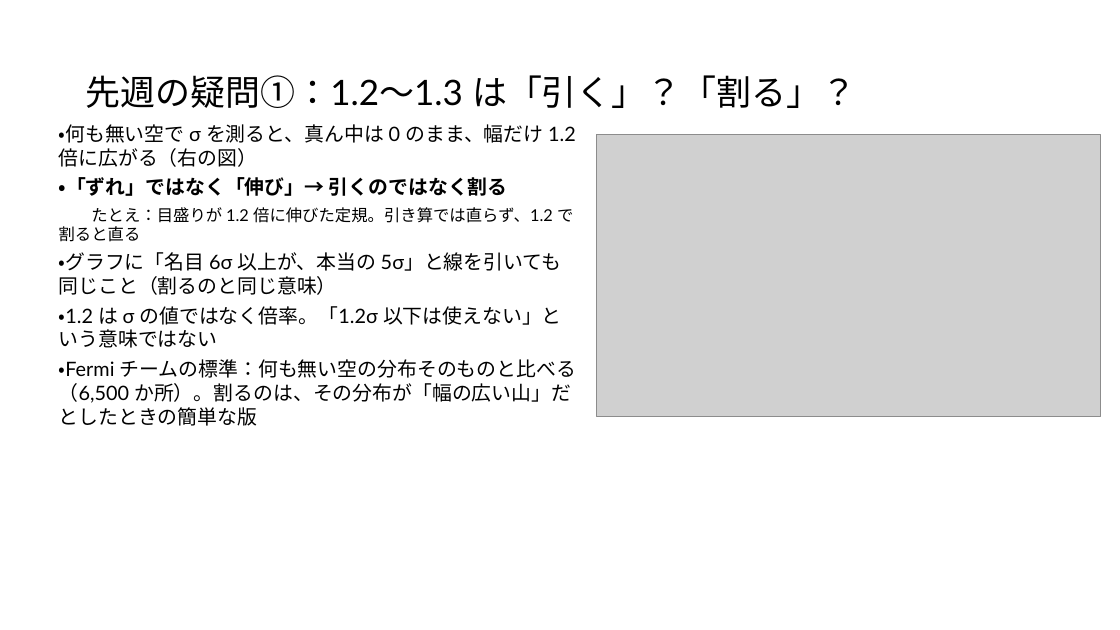
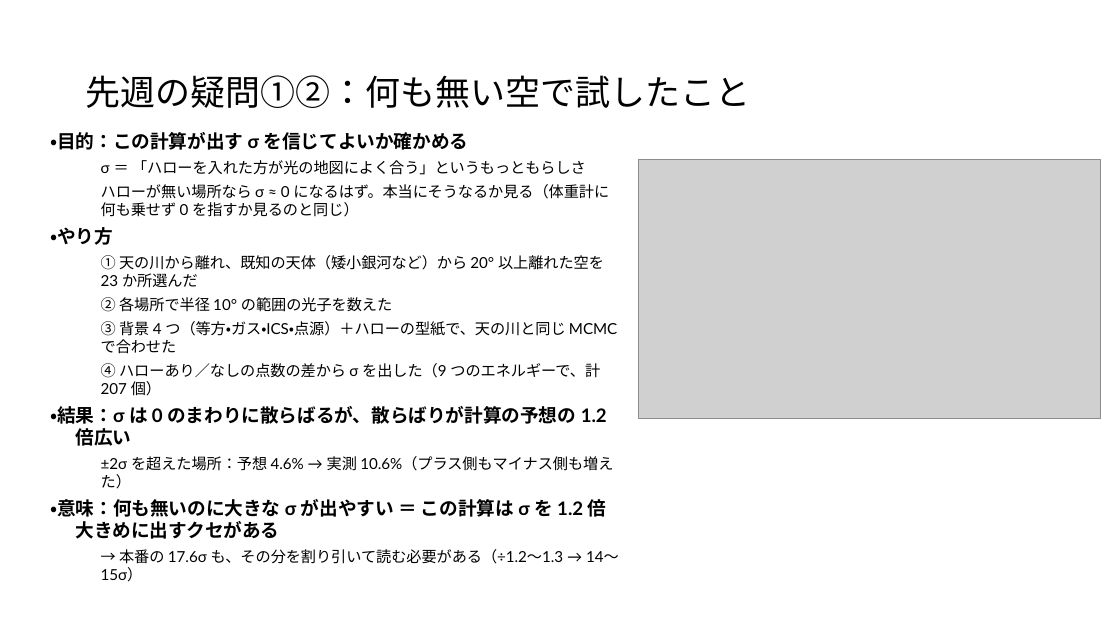
Before and after one commit to Mikann20041029/darkmatter-slides, a slide deck: slide 3 of slides/2026-10-09_研究報告_10枚版.pptx. Drawn at 1120x630 pixels with LibreOffice and Linux fonts; fonts in the diff are those of the drawing; grey boxes stand for pictures. Boxes give left, top, right and bottom in pixels: in the first picture for what was removed or moved away, otherwise in the second. Text is boxed around its words. In the diff, an @@ line names an element or a change of style, - is before the commit and + after.

```diff
--- a/slides/2026-10-09_研究報告_10枚版.pptx
+++ b/slides/2026-10-09_研究報告_10枚版.pptx
@@ title at <box>85,75,750,108</box>: text changed @@
-先週の疑問①：1.2〜1.3 は「引く」？「割る」？
+先週の疑問①②：何も無い空で試したこと
@@ text added at <box>50,132,619,582</box>, 13 pt, text #000000 @@
+・目的：この計算が出す σ を信じてよいか確かめる
+σ ＝ 「ハローを入れた方が光の地図によく合う」というもっともらしさ
+ハローが無い場所なら σ ≈ 0 になるはず。本当にそうなるか見る（体重計に何も乗せず 0 を指すか見るのと同じ）
+・やり方
+① 天の川から離れ、既知の天体（矮小銀河など）から 20° 以上離れた空を 23 か所選んだ
+② 各場所で半径 10° の範囲の光子を数えた
+③ 背景 4 つ（等方・ガス・ICS・点源）＋ハローの型紙で、天の川と同じ MCMC で合わせた
+④ ハローあり／なしの点数の差から σ を出した（9 つのエネルギーで、計 207 個）
+・結果：σ は 0 のまわりに散らばるが、散らばりが計算の予想の 1.2 倍広い
+±2σ を超えた場所：予想 4.6% → 実測 10.6%（プラス側もマイナス側も増えた）
+・意味：何も無いのに大きな σ が出やすい ＝ この計算は σ を 1.2 倍大きめに出すクセがある
+→ 本番の 17.6σ も、その分を割り引いて読む必要がある（÷1.2〜1.3 → 14〜15σ）
@@ text removed at <box>59,124,576,426</box> @@
-・何も無い空で σ を測ると、真ん中は 0 のまま、幅だけ 1.2 倍に広がる（右の図）
-・「ずれ」ではなく「伸び」→ 引くのではなく割る
-たとえ：目盛りが 1.2 倍に伸びた定規。引き算では直らず、1.2 で割ると直る
-・グラフに「名目 6σ 以上が、本当の 5σ」と線を引いても同じこと（割るのと同じ意味）
-・1.2 は σ の値ではなく倍率。「1.2σ 以下は使えない」という意味ではない
-・Fermi チームの標準：何も無い空の分布そのものと比べる（6,500 か所）。割るのは、その分布が「幅の広い山」だとしたときの簡単な版
@@ picture: place and size @@
-picture at <box>597,134,1101,417</box>
+picture at <box>639,160,1101,418</box>
```
Also in this commit, not shown: 1 other slide changed.
